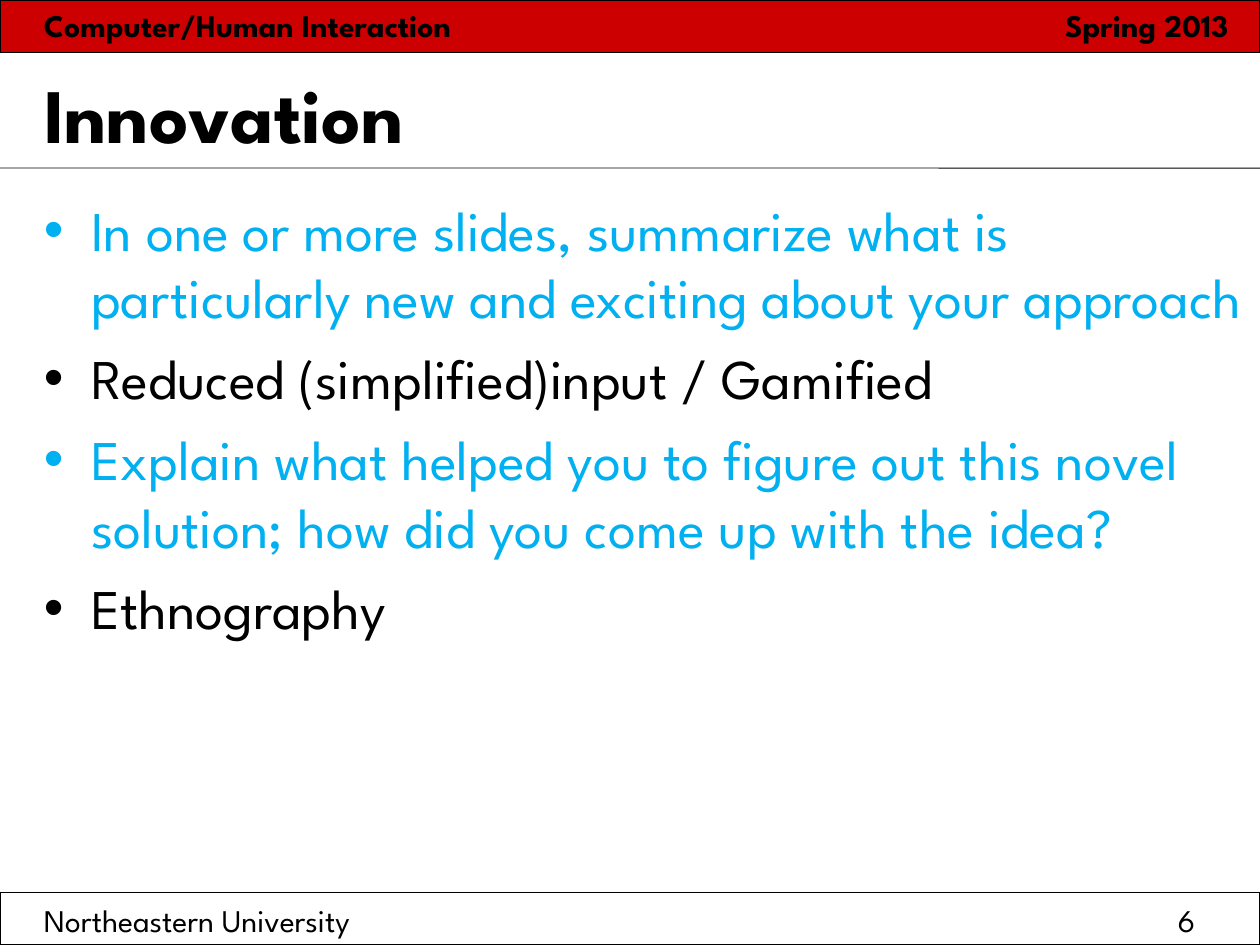
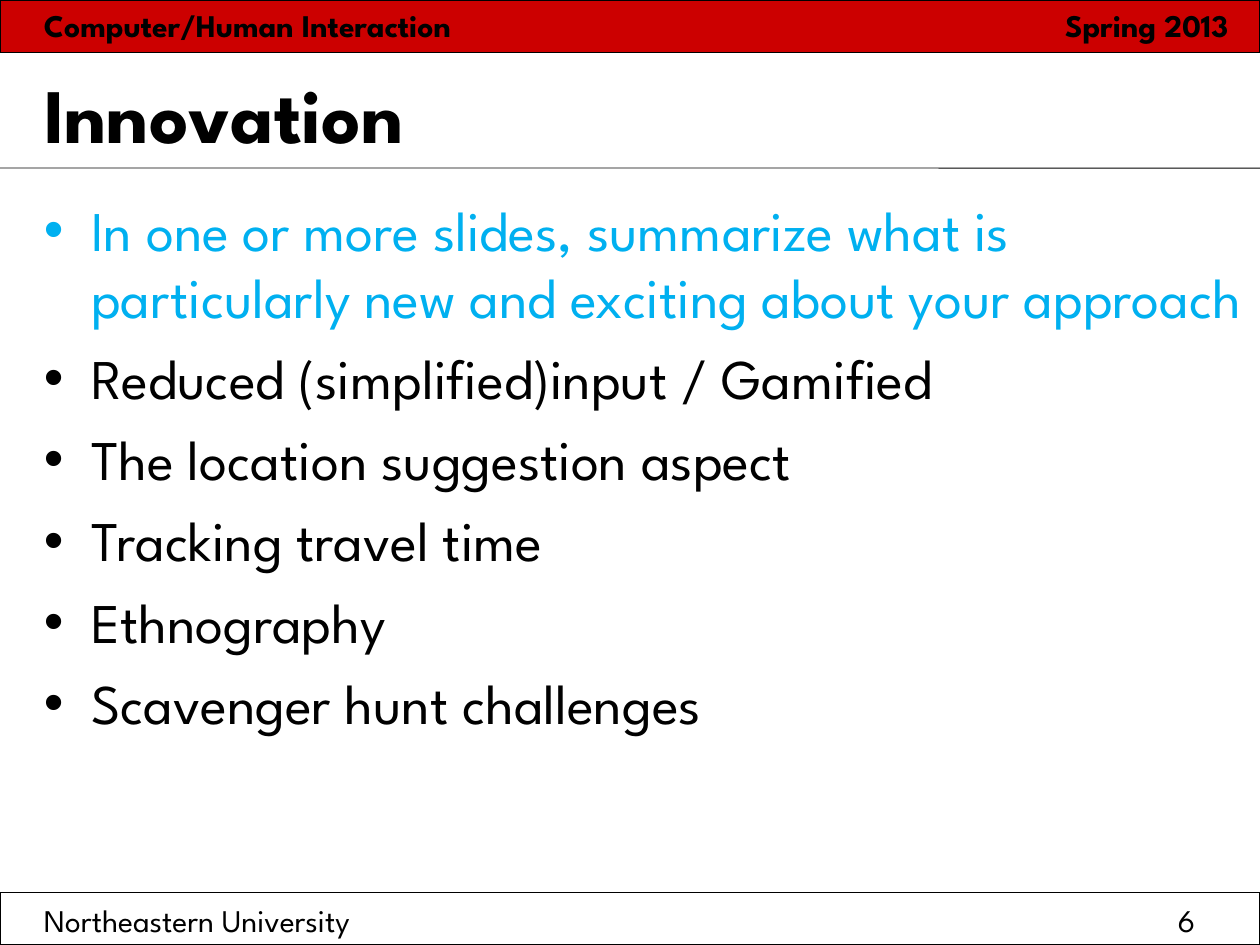
Before and after one commit to hci2014/sandbox, a slide deck: slide 6 of FinalPresentationTemplate.ppt. Drawn at 1260x945 pixels with LibreOffice and Linux fonts; fonts in the diff are those of the drawing. Boxes give left, top, right and bottom in pixels: in the first picture for what was removed or moved away, otherwise in the second. Text is boxed around its words. In the diff, an @@ line names an element or a change of style, - is before the commit and + after.

```diff
--- a/FinalPresentationTemplate.ppt
+++ b/FinalPresentationTemplate.ppt
@@ text at bbox=[91, 441, 790, 574]: text changed; text colour #00B0F0 to #000000 @@
-• Explain what helped you to figure out this novel solution; how did you come up with the idea?
+• The location suggestion aspect
+• Tracking travel time
@@ text at bbox=[91, 685, 701, 737]: paragraph added @@
+• Scavenger hunt challenges
```
Also in this commit, not shown: 9 other slides changed, 1 other file.
